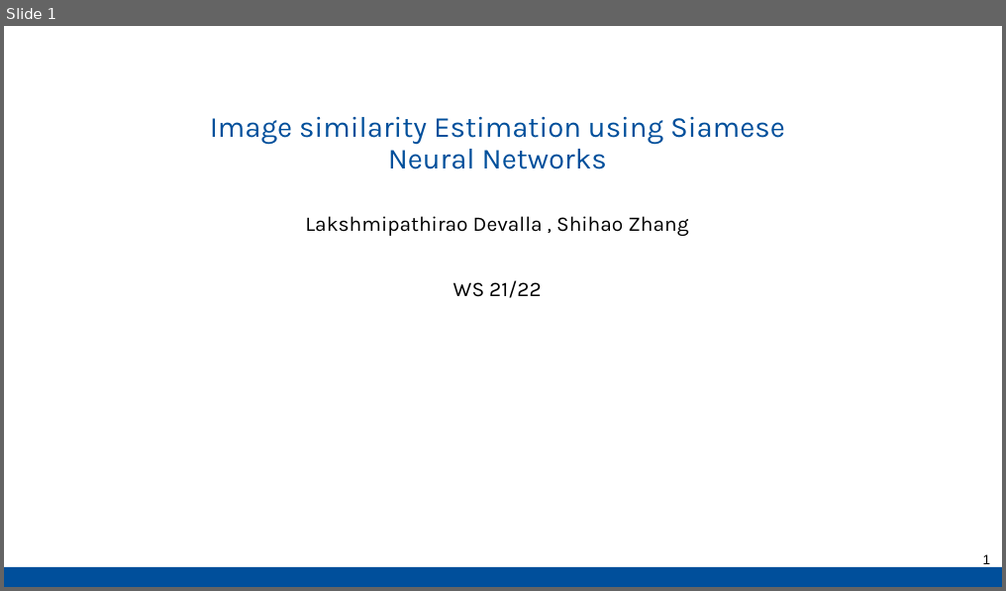
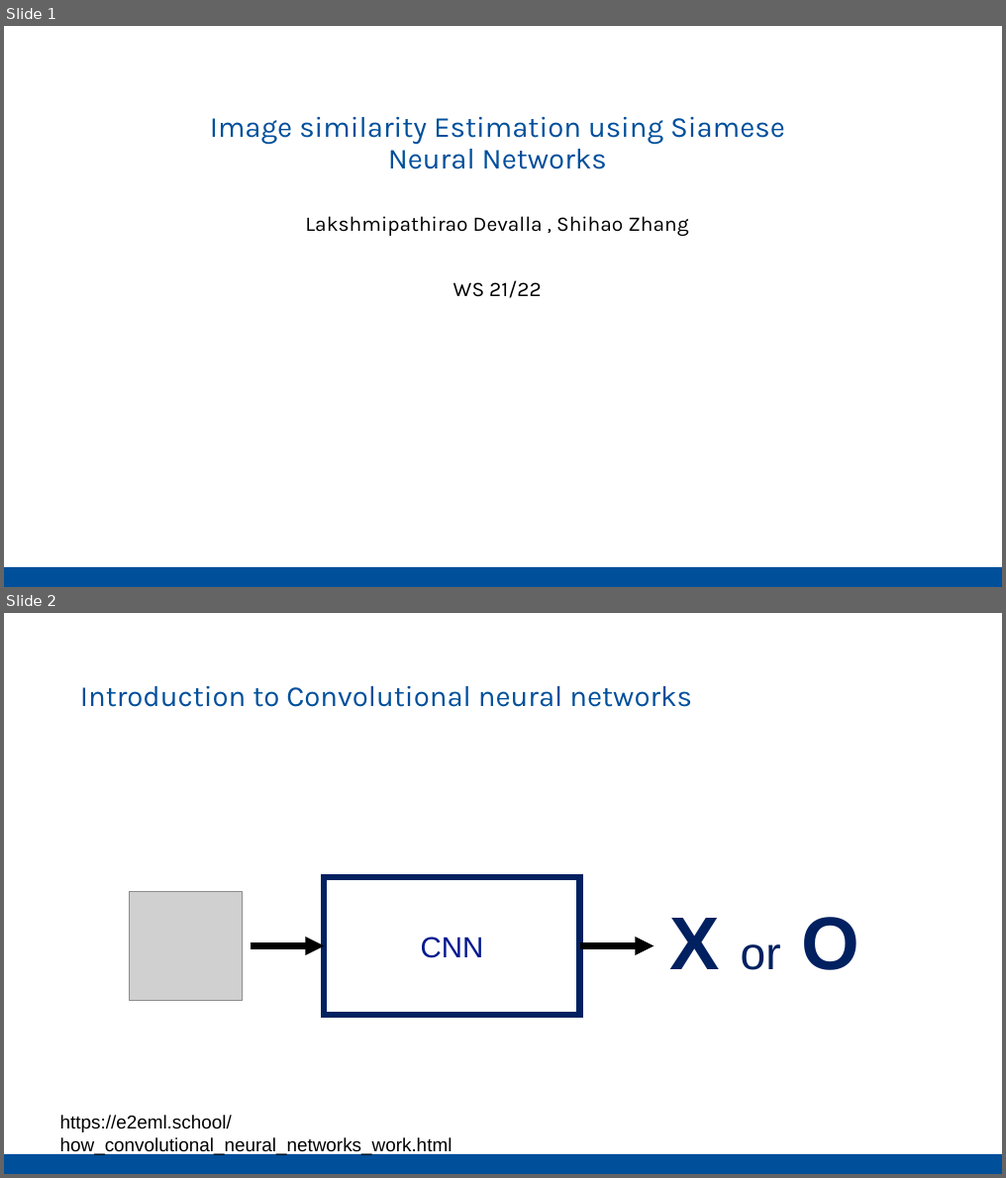
Before and after one commit to Pathi-rao/Image-Similarity-Estimation-using-Siamese-Neural-Networks, a slide deck: presentation.pptx. Shown one above the other, each under a label of ours: slide 1 before the commit, slides 1 and 2 after it. The pictures are 1006x591 and 1006x1178 pixels, drawn with LibreOffice and Linux fonts; fonts in the diff are those of the drawing; grey boxes stand for pictures; background and template pictures are left out. Boxes give left, top, right and bottom in pixels: in the first picture for what was removed or moved away, otherwise in the second. Text is boxed around its words. In the diff, an @@ line names an element or a change of style, - is before the commit and + after.

```diff
--- a/presentation.pptx
+++ b/presentation.pptx
@@ slide 2 added at <box>4,613,1002,1174</box>, background #FFFFFF; not listed: 1 template element that a slide beside it also shows @@
@@ title added at <box>80,686,692,707</box>, 28 pt, text #004F9B @@
+Introduction to Convolutional neural networks
@@ rectangle added at <box>325,877,580,1014</box>, fill #FFFFFF, outline #002060 6 pt, 28 pt, text #00188F @@
+CNN
@@ picture added at <box>129,891,242,1001</box> @@
@@ text added at <box>669,917,860,970</box>, 72 pt, text #002060, bold @@
+X or O
@@ arrow added from (251, 947) to (325, 947), #000000 6 pt @@
@@ arrow added from (580, 947) to (653, 947), #000000 6 pt @@
@@ text added at <box>60,1115,452,1156</box>, 18 pt, text #000000 @@
+https://e2eml.school/how_convolutional_neural_networks_work.html
@@ slide 1 changed as well @@
@@ page number removed at <box>983,555,991,565</box> @@
-1
```
Also in this commit, not shown: 1 other slide changed, 14 other slides added, 16 slides removed.
